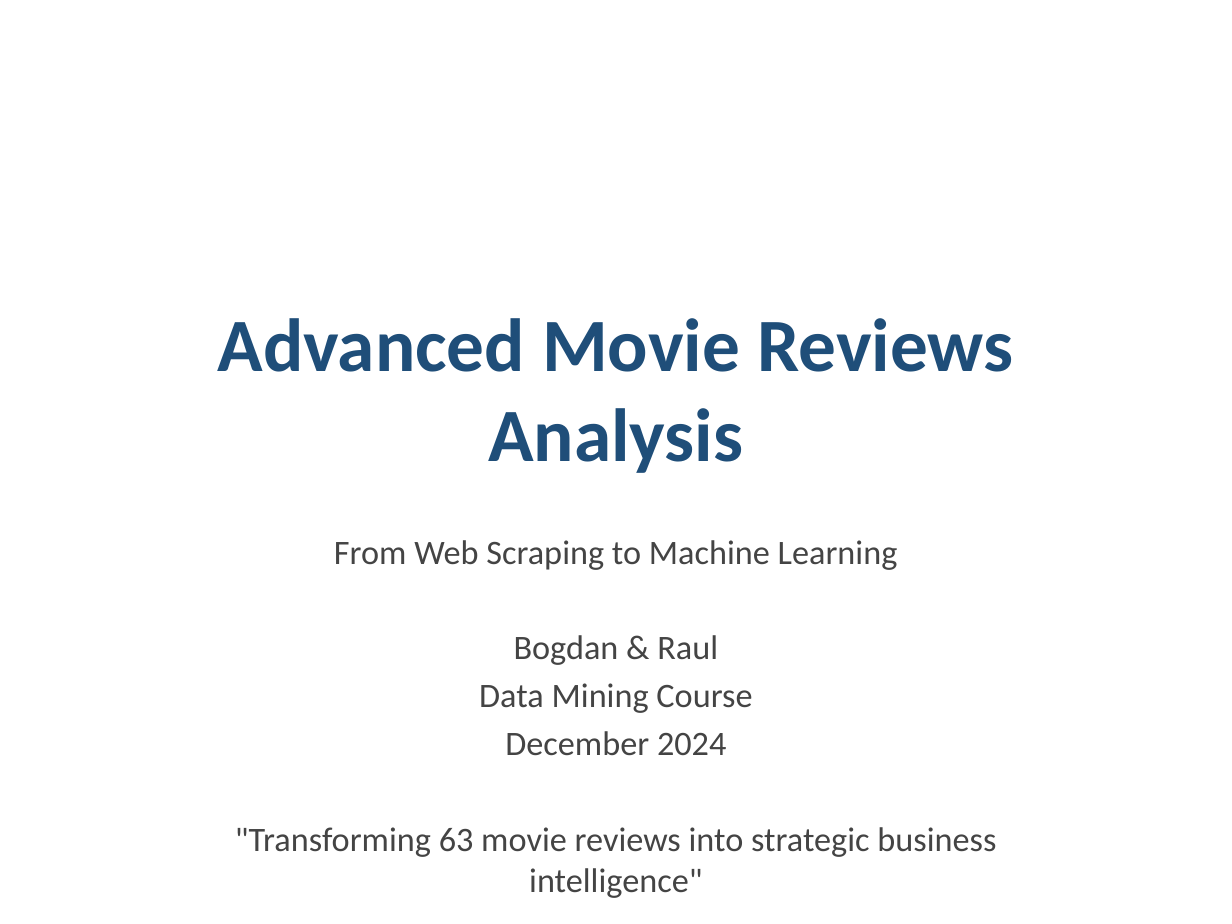
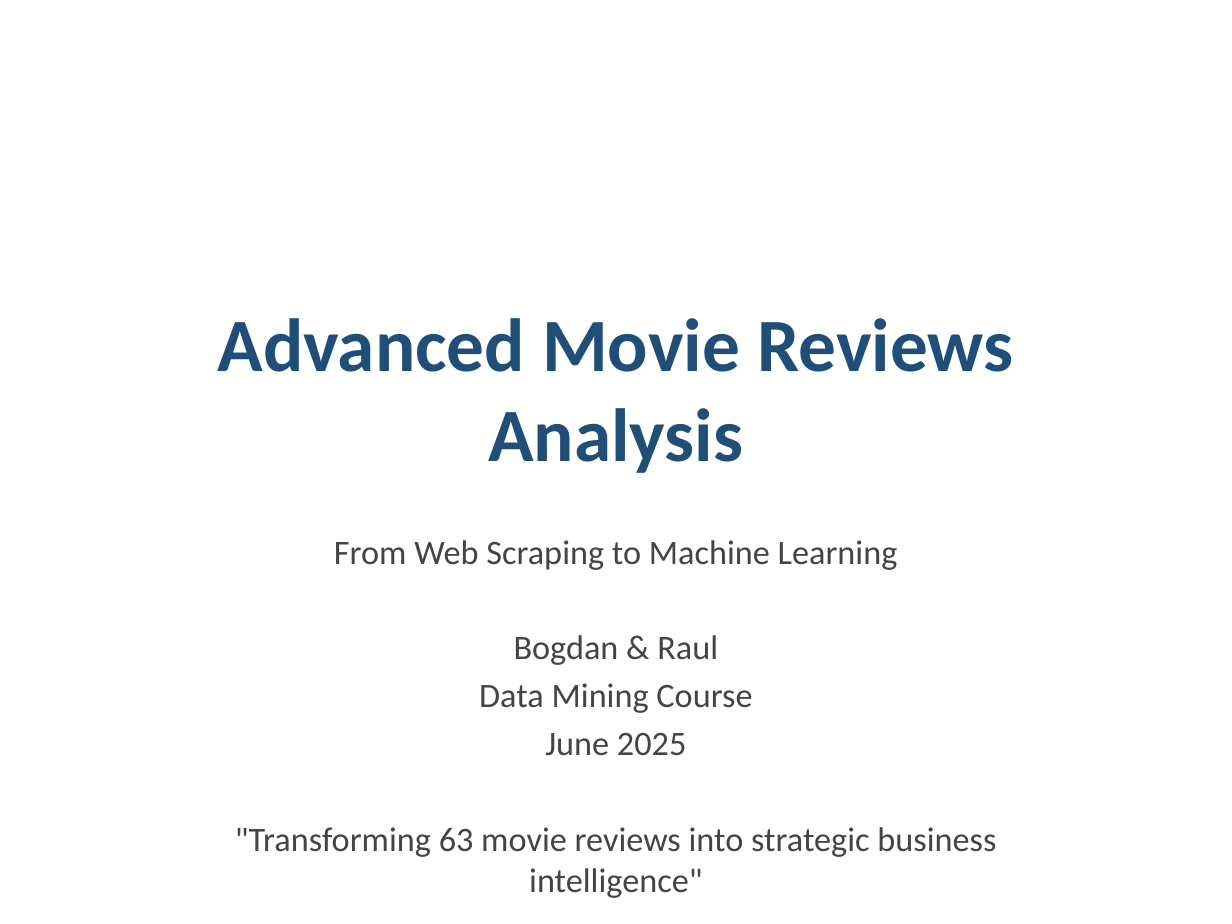
Before and after one commit to raulciurescu/Data-Mining_Project, a slide deck: slide 1 of Presentation/Movie_Reviews_Analysis_Slides.pptx. Drawn at 1232x924 pixels with LibreOffice and Linux fonts; fonts in the diff are those of the drawing. Boxes give left, top, right and bottom in pixels: in the first picture for what was removed or moved away, otherwise in the second. Text is boxed around its words. In the diff, an @@ line names an element or a change of style, - is before the commit and + after.

```diff
--- a/Presentation/Movie_Reviews_Analysis_Slides.pptx
+++ b/Presentation/Movie_Reviews_Analysis_Slides.pptx
@@ subtitle at (545, 733, 686, 756): text changed @@
-December 2024
+June 2025
```
Also in this commit, not shown: 3 other files.
